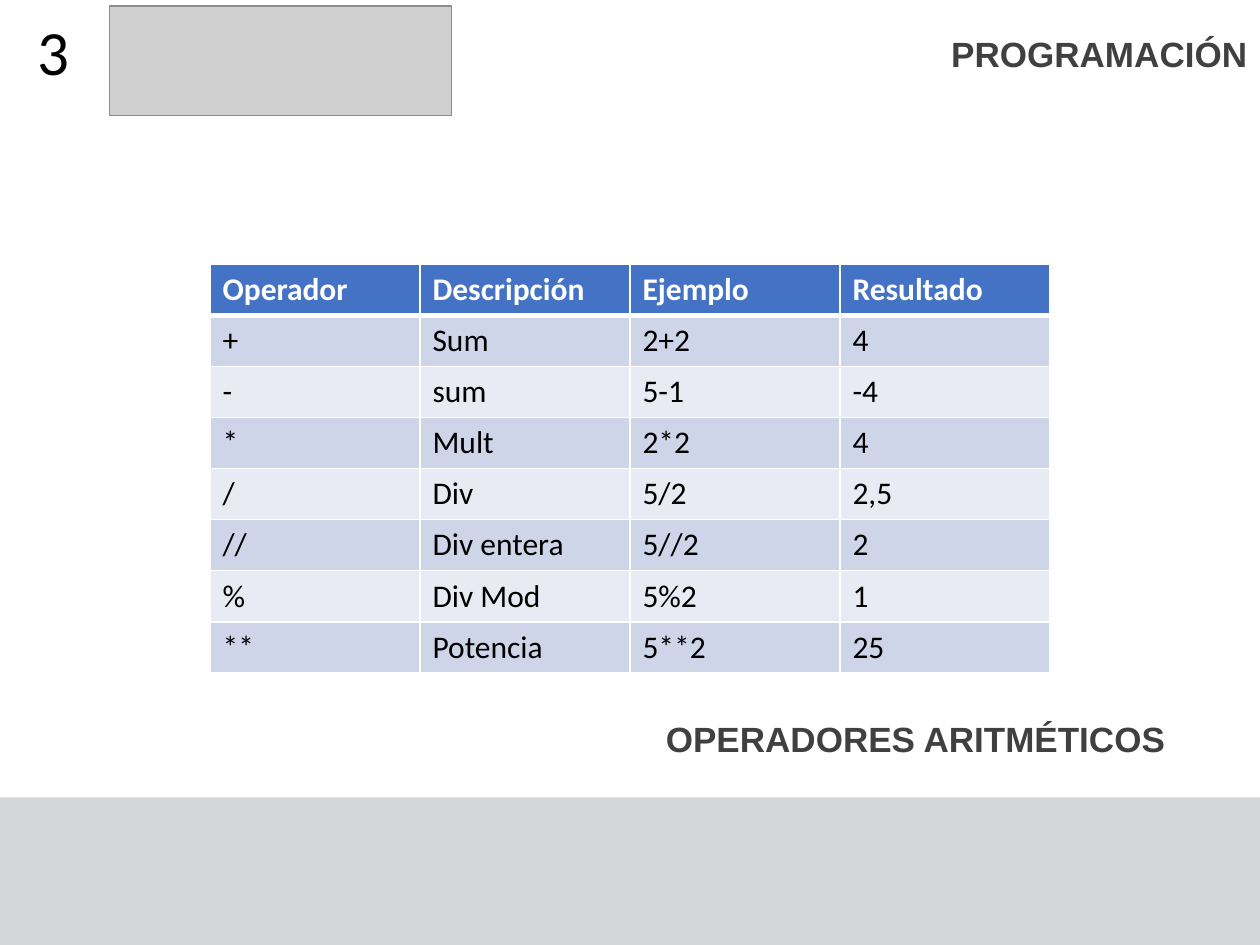
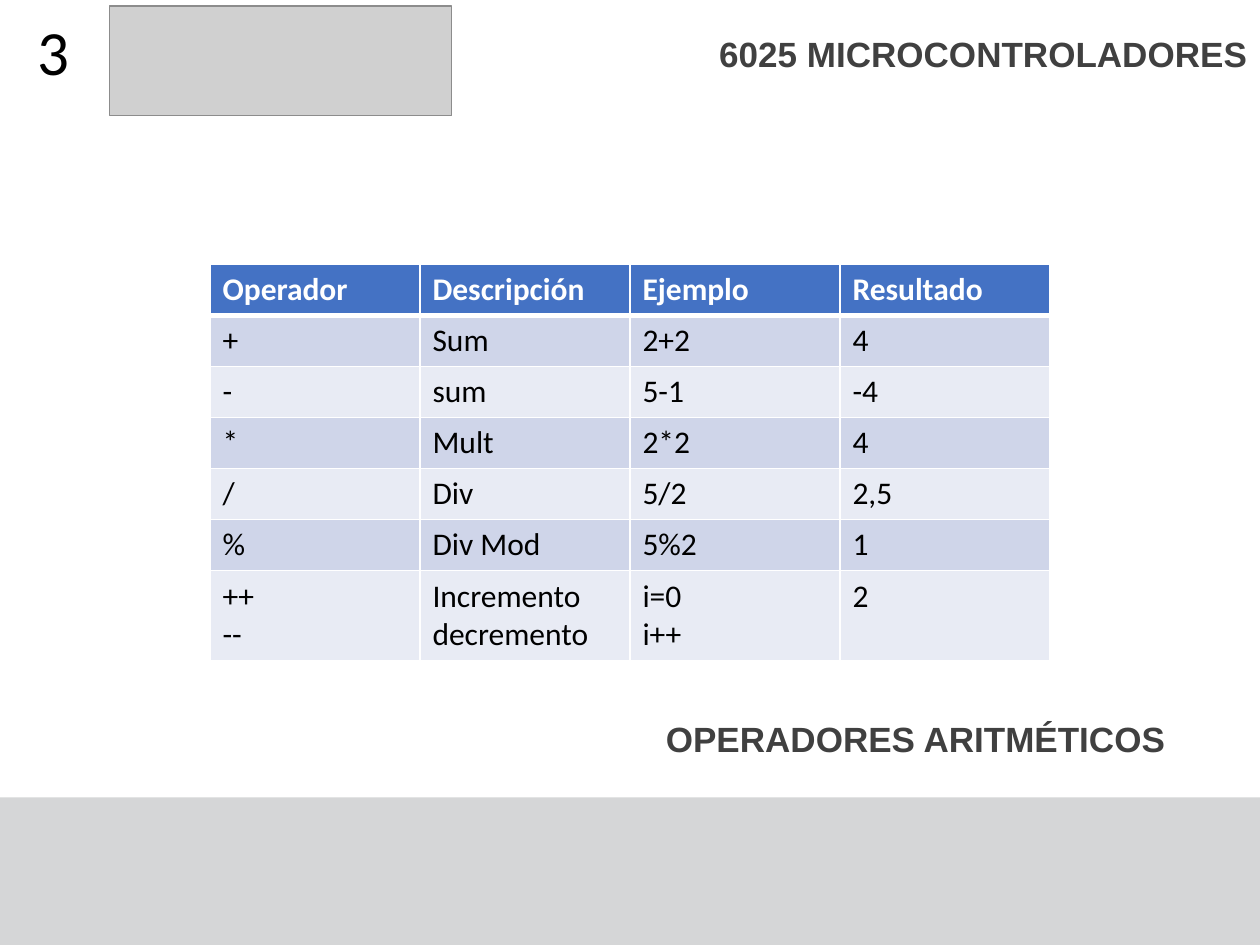
Before and after one commit to F4bian1012/Microcontroladores, a slide deck: slide 3 of Sesión_0/Operadores.pptx. Drawn at 1260x945 pixels with LibreOffice and Linux fonts; fonts in the diff are those of the drawing; grey boxes stand for pictures. Boxes give left, top, right and bottom in pixels: in the first picture for what was removed or moved away, otherwise in the second. Text is boxed around its words. In the diff, an @@ line names an element or a change of style, - is before the commit and + after.

```diff
--- a/Sesión_0/Operadores.pptx
+++ b/Sesión_0/Operadores.pptx
@@ text at [719,42,1247,68]: text changed @@
-PROGRAMACIÓN
+6025 MICROCONTROLADORES
@@ table at [210,265,1052,650] @@
-row 6: // | Div entera | 5//2 | 2
-row 8: ** | Potencia | 5**2 | 25
+row 7: ++ / -- | Incremento / decremento | i=0 / i++ | 2
```
Also in this commit, not shown: 5 other slides changed, 3 slides removed, 10 other files.
